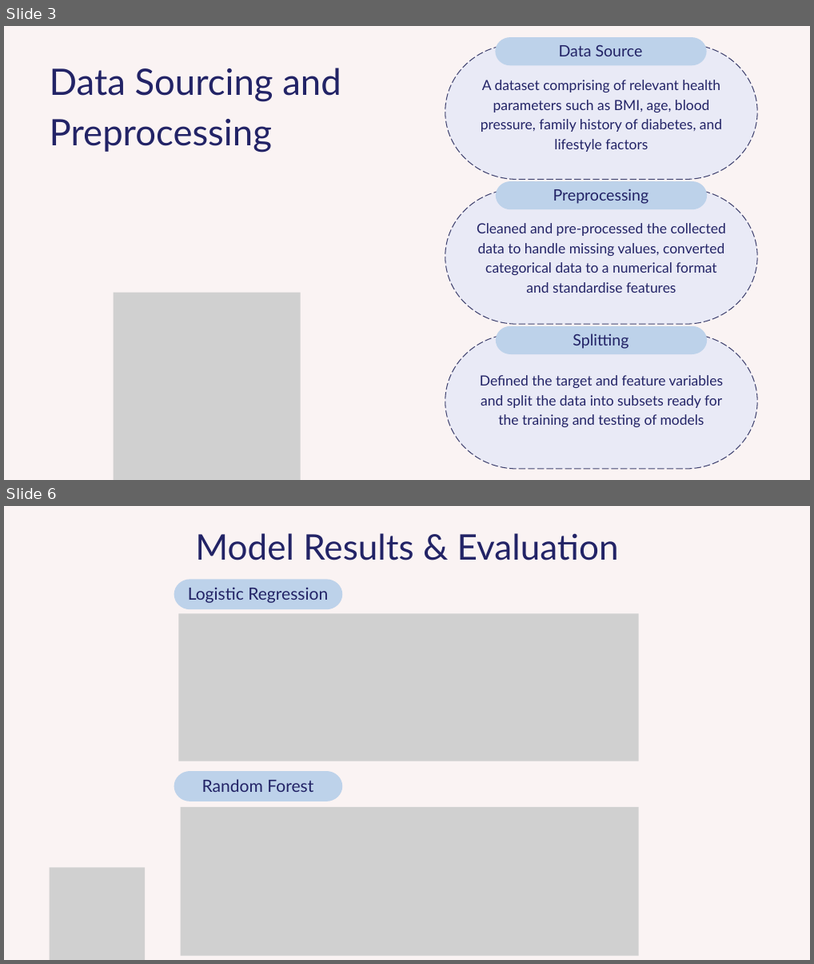
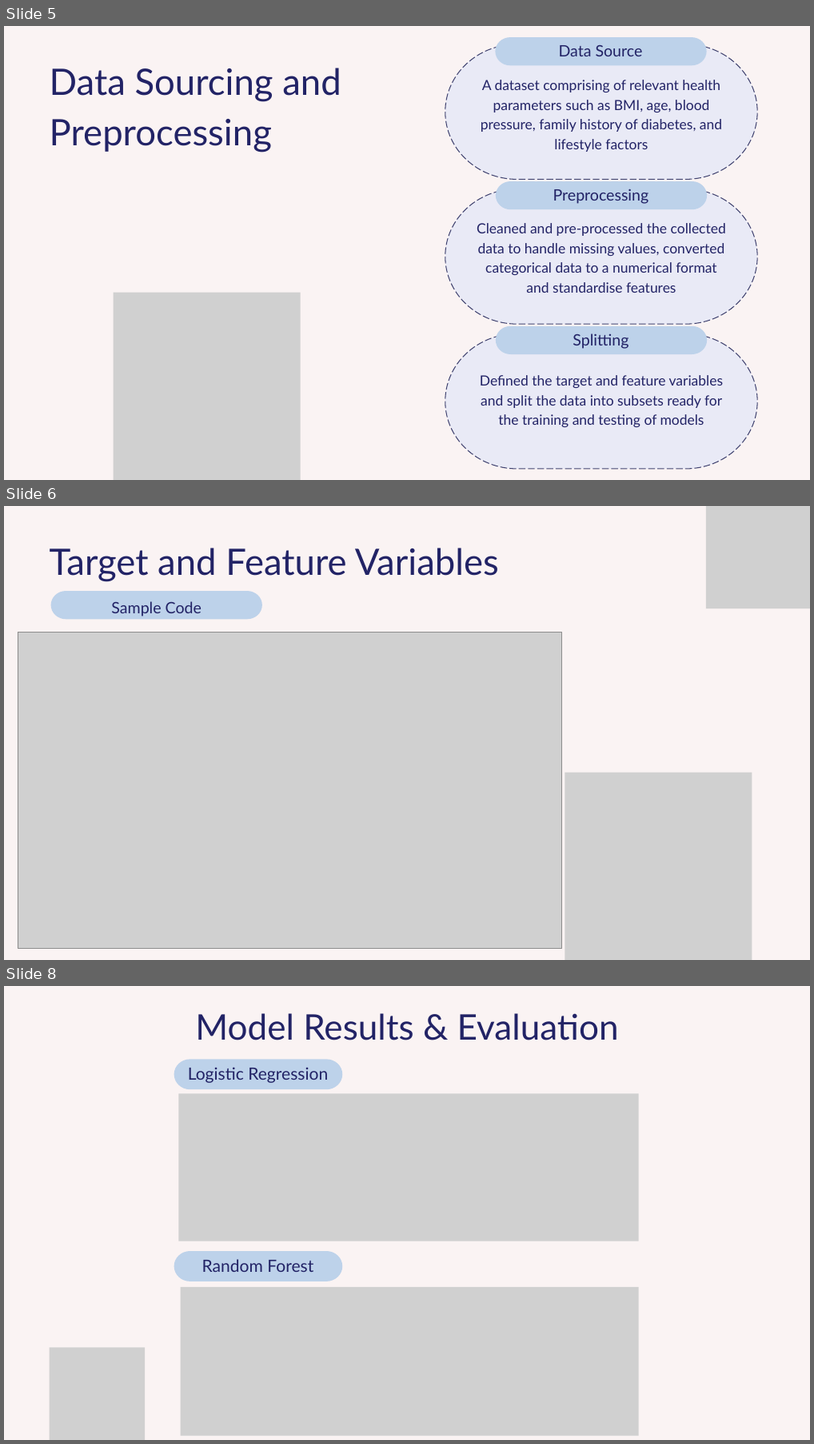
Before and after one commit to bernardtse/diabetes-prediction, a slide deck: presentation/presentation.pptx. Shown one above the other, each under a label of ours: slides 3 and 6 before the commit, slides 5, 6 and 8 after it; the slides between them are not shown. The pictures are 814x964 and 814x1444 pixels, drawn with LibreOffice and Linux fonts; fonts in the diff are those of the drawing; grey boxes stand for pictures. Boxes give left, top, right and bottom in pixels: in the first picture for what was removed or moved away, otherwise in the second. Text is boxed around its words. In the diff, an @@ line names an element or a change of style, - is before the commit and + after.

```diff
--- a/presentation/presentation.pptx
+++ b/presentation/presentation.pptx
@@ slide 6 added at box(4, 506, 810, 960), background #FAF3F3 @@
@@ picture added at box(706, 506, 810, 608) @@
@@ text added at box(50, 548, 499, 582), 65 pt, text #222366 @@
+Target and Feature Variables
@@ freeform shape added at box(50, 591, 262, 619), fill #BDD2EA @@
@@ text added at box(111, 601, 202, 616), 28 pt, text #222366 @@
+Sample Code
@@ picture added at box(18, 632, 562, 948) @@
@@ picture added at box(566, 772, 752, 960) @@
@@ what was slide 3 is now slide 5 @@
@@ what was slide 6 is now slide 8 @@
```
Also in this commit, not shown: 8 slides changed, 2 other slides added, 3 other files.
